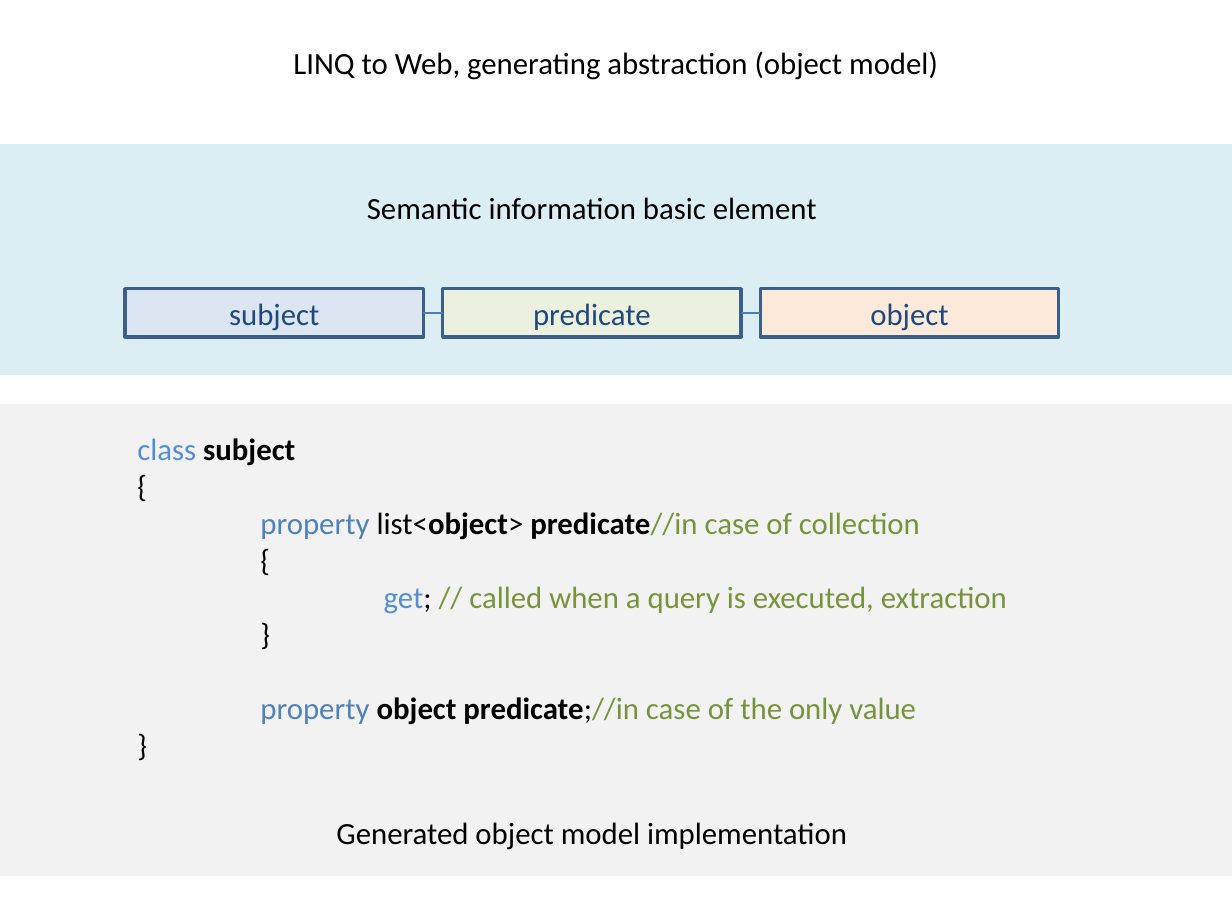
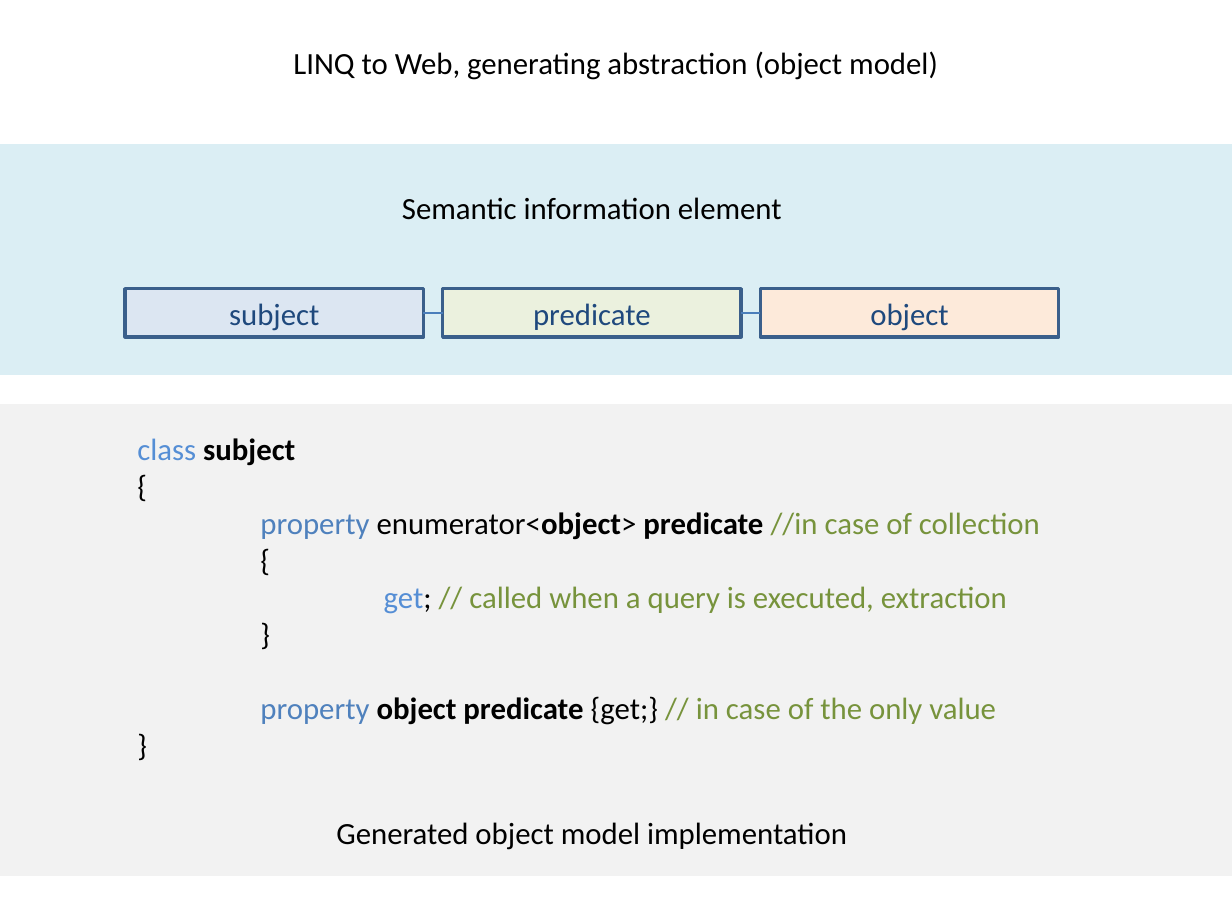
Before and after one commit to ARLM-Attic/linq2web, a slide deck: slide 3 of Documentation/diagrams.pptx. Drawn at 1232x924 pixels with LibreOffice and Linux fonts; fonts in the diff are those of the drawing. Boxes give left, top, right and bottom in pixels: in the first picture for what was removed or moved away, otherwise in the second. Text is boxed around its words. In the diff, an @@ line names an element or a change of style, - is before the commit and + after.

Commit message:
initial object model

```diff
--- a/Documentation/diagrams.pptx
+++ b/Documentation/diagrams.pptx
@@ text at [402,197,782,220]: text changed @@
-Semantic information basic element
+Semantic information element
@@ text at [260,512,1040,540]: text changed @@
-property list<object> predicate//in case of collection
+property enumerator<object> predicate //in case of collection
@@ text at [260,696,996,725]: text changed @@
-property object predicate;//in case of the only value
+property object predicate {get;} // in case of the only value
```
Also in this commit, not shown: 2 other slides changed, 1 slide added, 22 other files.
